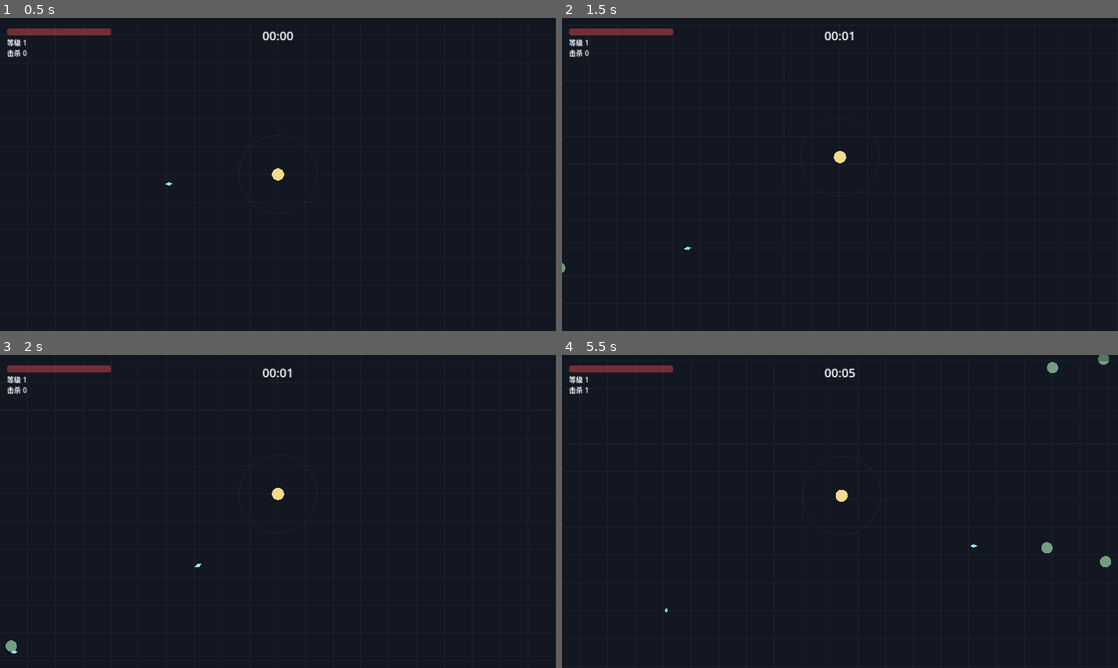
Above: before the commit, frames 1-4 (two rows, left to right).
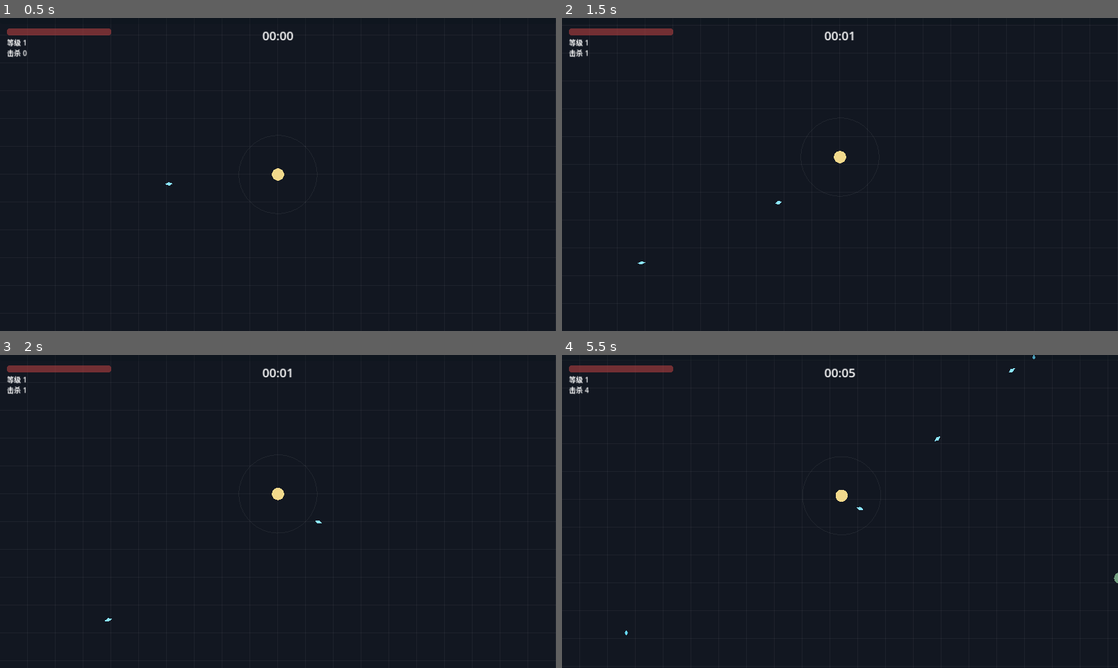
Above: after the commit, the same moments.

Repository: ZhangJunQiu-Alan/wuxian-lunhui
Game: Godot game, scene res://scenes/main.tscn
Same seed, same stepped clock (60 frames per second), same inputs: the game is played once before the commit and once after it.
Inputs:
- Up to frame 1 (0.5 s): no input
- Up to frame 2 (1.5 s): tap Enter at 0.5 s; hold Up (ui_up) from 0.53 s (still down)
- Up to frame 3 (2 s): keep holding Up (ui_up)
- Up to frame 4 (5.5 s): release Up (ui_up) at 2.03 s; hold Left (ui_left) 2.03-3.53 s; hold Down (ui_down) 3.53-4.28 s; hold Right (ui_right) 4.28-5.03 s; hold Up (ui_up) from 5.03 s (still down)

Frame 1 is identical in both runs. In frame 2, less than 0.1% of the frame differs, in the area x 0-40%, y 10-82%; in frame 3, 0.1%; in frame 4, 0.3%, in the area x 4-100%, y 0-90%.

Commit message:
调整前期数值：降低敌人血量，提升符文飞弹攻速和伤害
原数值下击杀速度跟不上刷怪速度，34 秒左右即被淹没且无法升级。
调整后自动化测试（绕圈走位、无升级强化）可存活约 90 秒、升至 4 级。

Co-Authored-By: Claude Opus 5.5 <noreply@anthropic.com>

Diff:
--- a/scripts/game.gd
+++ b/scripts/game.gd
@@ -7,8 +7,8 @@
 
 # 敌人数据表。以后会挪到独立的数据文件里，现在先放这里方便理解
 const ENEMY_TYPES := {
-	"draugr": {"name": "尸鬼", "hp": 20.0, "speed": 70.0, "damage": 8.0, "radius": 13.0, "xp": 1, "color": Color(0.45, 0.62, 0.5)},
-	"wolf": {"name": "狼", "hp": 10.0, "speed": 140.0, "damage": 5.0, "radius": 10.0, "xp": 1, "color": Color(0.62, 0.62, 0.72)},
+	"draugr": {"name": "尸鬼", "hp": 10.0, "speed": 70.0, "damage": 8.0, "radius": 13.0, "xp": 1, "color": Color(0.45, 0.62, 0.5)},
+	"wolf": {"name": "狼", "hp": 6.0, "speed": 140.0, "damage": 5.0, "radius": 10.0, "xp": 1, "color": Color(0.62, 0.62, 0.72)},
 }
 
 var player: Player
@@ -41,9 +41,9 @@
 	queue_redraw()  # 背景网格跟着玩家重画
 
 
-## 刷怪间隔随时间缩短：开局 1 秒一只，2 分钟后到达下限 0.15 秒
+## 刷怪间隔随时间缩短：开局 1.2 秒一只，约 2.5 分钟后到达下限 0.2 秒
 func _spawn_interval() -> float:
-	return maxf(0.15, 1.0 - elapsed / 120.0)
+	return maxf(0.2, 1.2 - elapsed / 150.0)
 
 
 func _spawn_enemy() -> void:
@@ -52,7 +52,7 @@
 		type_id = "wolf"
 
 	var enemy := Enemy.new()
-	enemy.setup(ENEMY_TYPES[type_id], 1.0 + elapsed / 90.0)  # 血量随时间变强
+	enemy.setup(ENEMY_TYPES[type_id], 1.0 + elapsed / 180.0)  # 血量随时间变强
 	enemy.target = player
 	var angle := randf() * TAU
 	enemy.position = player.position + Vector2.from_angle(angle) * SPAWN_DISTANCE
--- a/scripts/weapons/rune_bolt.gd
+++ b/scripts/weapons/rune_bolt.gd
@@ -2,8 +2,8 @@
 extends Node2D
 ## 武器「符文飞弹」：每隔一段时间向最近的敌人发射一枚飞弹
 
-var cooldown := 0.8
-var damage := 10.0
+var cooldown := 0.6
+var damage := 12.0
 var projectile_speed := 520.0
 var pierce := 1  # 能穿透几个敌人
 var _timer := 0.0
Not shown, added: scripts/entities/enemy.gd.uid
Not shown, added: scripts/entities/player.gd.uid
Not shown, added: scripts/entities/xp_gem.gd.uid
Not shown, added: scripts/game.gd.uid
Not shown, added: scripts/ui/hud.gd.uid
Not shown, added: scripts/weapons/projectile.gd.uid
Not shown, added: scripts/weapons/rune_bolt.gd.uid
